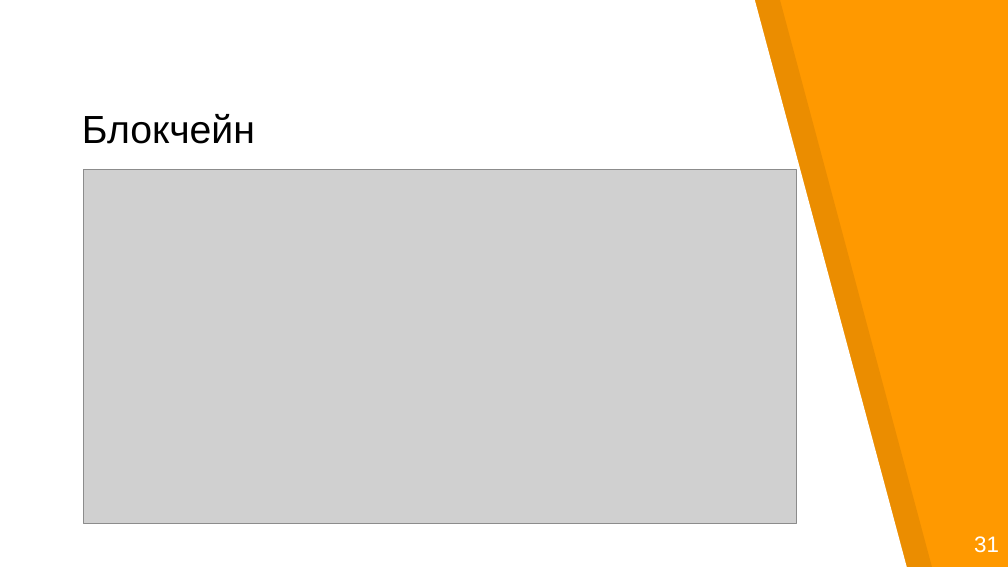
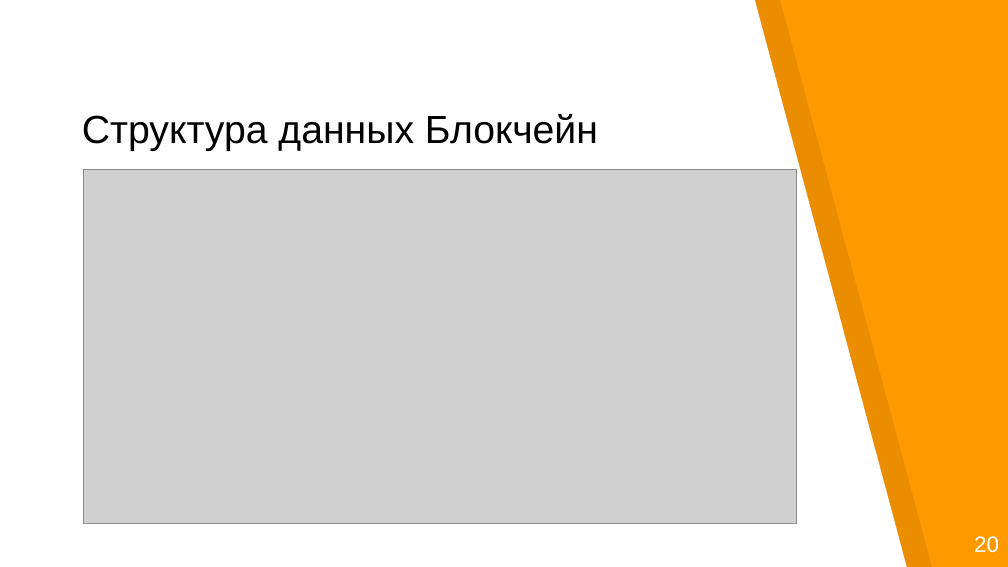
Before and after one commit to georgeee/itmo-master-thesis, a slide deck: slide 3 of presentation.odp. Drawn at 1008x567 pixels with LibreOffice and Linux fonts; fonts in the diff are those of the drawing; grey boxes stand for pictures. Boxes give left, top, right and bottom in pixels: in the first picture for what was removed or moved away, otherwise in the second. Text is boxed around its words. In the diff, an @@ line names an element or a change of style, - is before the commit and + after.

```diff
--- a/presentation.odp
+++ b/presentation.odp
@@ title at [82, 114, 598, 151]: text changed @@
-Блокчейн
+Структура данных Блокчейн
@@ text at [974, 536, 999, 553]: text changed @@
-31
+20
```
Also in this commit, not shown: 7 other slides changed, 12 slides added, 23 slides removed, 21 other files.
